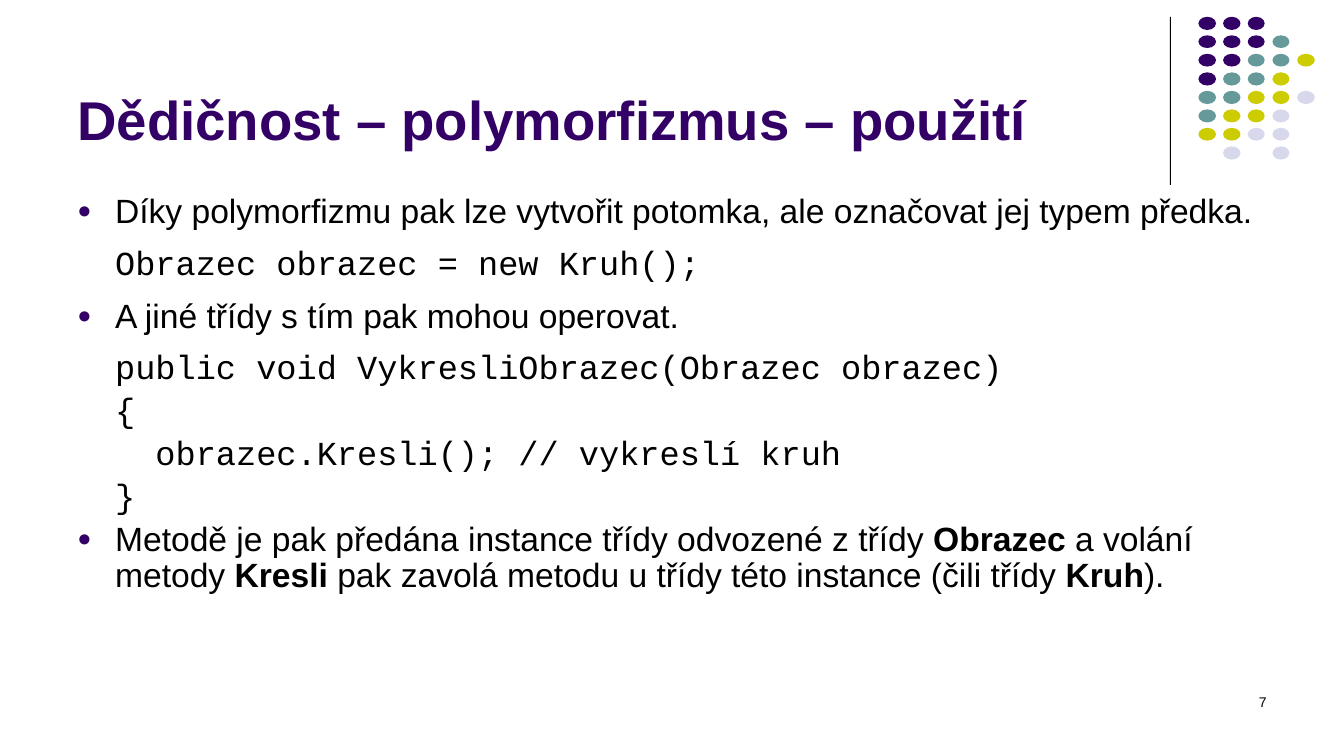
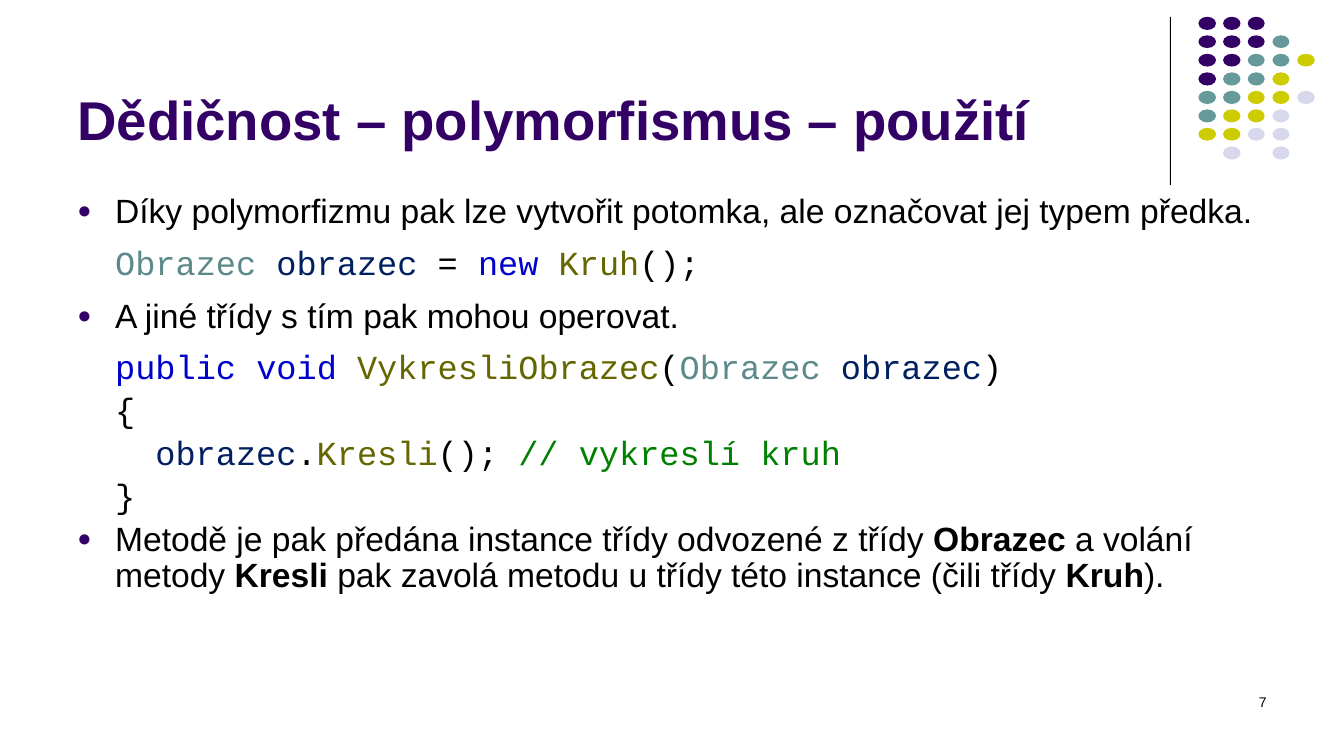
Before and after one commit to PetrVobornik/prednasky, a slide deck: slide 7 of Xamarin.Forms/01-OOP-a-NET/OOP-2-dedicnost.ppsx. Drawn at 1344x756 pixels with LibreOffice and Linux fonts; fonts in the diff are those of the drawing. Boxes give left, top, right and bottom in pixels: in the first picture for what was removed or moved away, otherwise in the second. Text is boxed around its words. In the diff, an @@ line names an element or a change of style, - is before the commit and + after.

```diff
--- a/Xamarin.Forms/01-OOP-a-NET/OOP-2-dedicnost.ppsx
+++ b/Xamarin.Forms/01-OOP-a-NET/OOP-2-dedicnost.ppsx
@@ title at (77, 99, 1029, 150): text changed @@
-Dědičnost – polymorfizmus – použití
+Dědičnost – polymorfismus – použití
@@ text at (115, 250, 1002, 472): text colour #000000 to #5C8A8A in "Obrazec", "VykresliObrazec(Obrazec"; text colour #000000 to #002060 in "obrazec", "obrazec)", "obrazec.Kresli();"; text colour #000000 to #0000CC in "new", "public void"; text colour #000000 to #666600 in "Kruh();", "VykresliObrazec(Obrazec", "obrazec.Kresli();"; text colour #000000 to #008000 in "// vykreslí kruh" @@
```
Also in this commit, not shown: 10 other slides changed.
